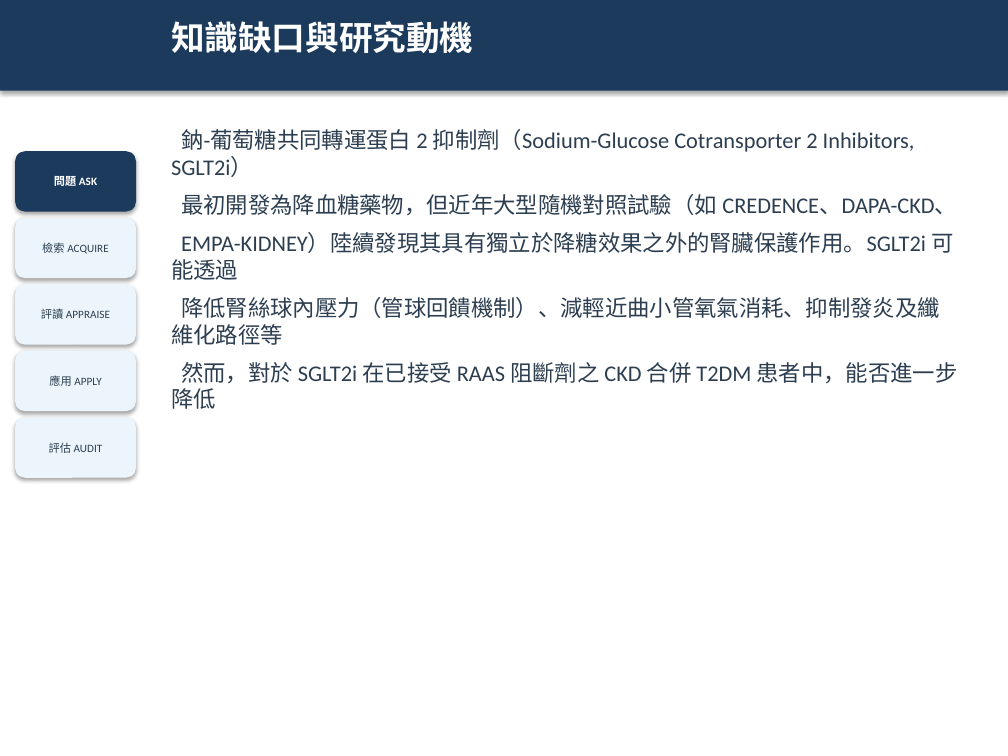
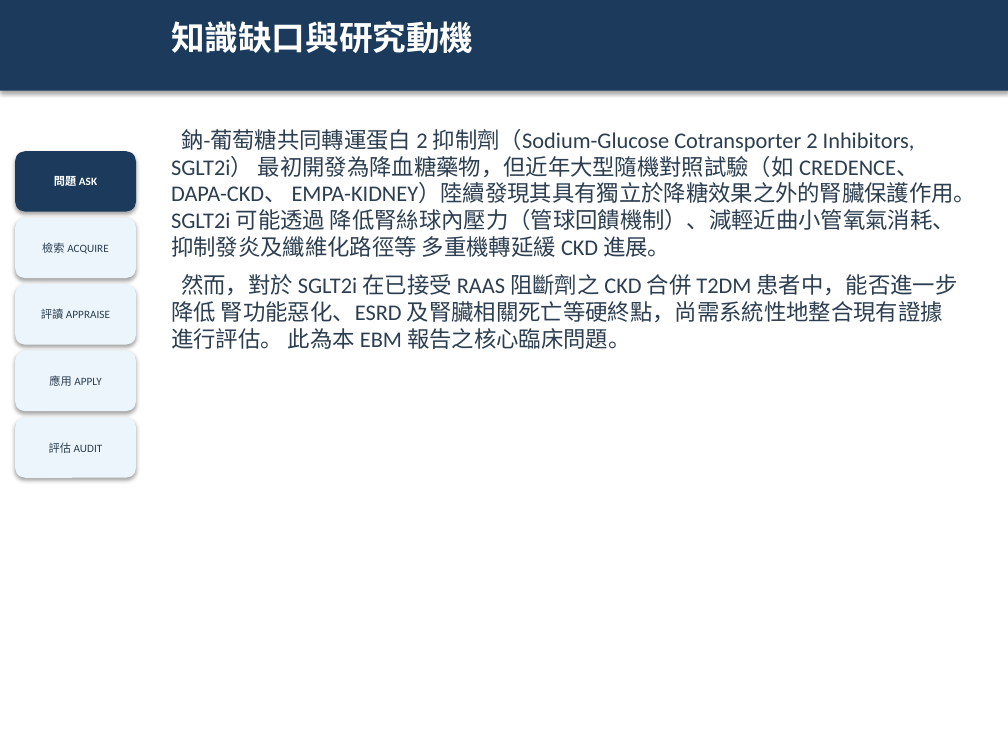
Before and after one commit to platypus31/ebm-report-pipeline, a slide deck: slide 10 of projects/example-sglt2i-ckd/06_slides/ebm-report.pptx (slide 9 before the commit). Drawn at 1008x756 pixels with LibreOffice and Linux fonts; fonts in the diff are those of the drawing. Boxes give left, top, right and bottom in pixels: in the first picture for what was removed or moved away, otherwise in the second. Text is boxed around its words. In the diff, an @@ line names an element or a change of style, - is before the commit and + after.

```diff
--- a/projects/example-sglt2i-ckd/06_slides/ebm-report.pptx
+++ b/projects/example-sglt2i-ckd/06_slides/ebm-report.pptx
@@ text at [171,129,977,349]: text changed @@
-鈉-葡萄糖共同轉運蛋白 2 抑制劑（Sodium-Glucose Cotransporter 2 Inhibitors, SGLT2i）
-最初開發為降血糖藥物，但近年大型隨機對照試驗（如 CREDENCE、DAPA-CKD、
-EMPA-KIDNEY）陸續發現其具有獨立於降糖效果之外的腎臟保護作用。SGLT2i 可能透過
-降低腎絲球內壓力（管球回饋機制）、減輕近曲小管氧氣消耗、抑制發炎及纖維化路徑等
-然而，對於 SGLT2i 在已接受 RAAS 阻斷劑之 CKD 合併 T2DM 患者中，能否進一步降低
+鈉-葡萄糖共同轉運蛋白 2 抑制劑（Sodium-Glucose Cotransporter 2 Inhibitors, SGLT2i） 最初開發為降血糖藥物，但近年大型隨機對照試驗（如 CREDENCE、DAPA-CKD、 EMPA-KIDNEY）陸續發現其具有獨立於降糖效果之外的腎臟保護作用。SGLT2i 可能透過 降低腎絲球內壓力（管球回饋機制）、減輕近曲小管氧氣消耗、抑制發炎及纖維化路徑等 多重機轉延緩 CKD 進展。
+然而，對於 SGLT2i 在已接受 RAAS 阻斷劑之 CKD 合併 T2DM 患者中，能否進一步降低 腎功能惡化、ESRD 及腎臟相關死亡等硬終點，尚需系統性地整合現有證據進行評估。 此為本 EBM 報告之核心臨床問題。
```
Also in this commit, not shown: 7 other slides changed, 2 other files.
